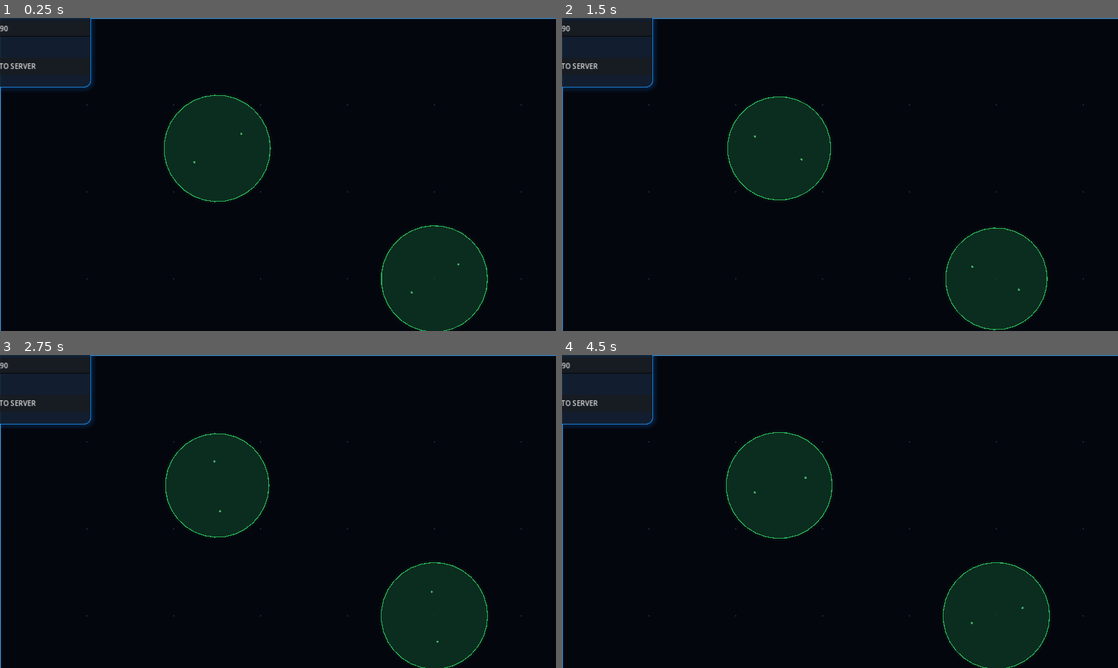
Above: before the commit, frames 1-4 (two rows, left to right).
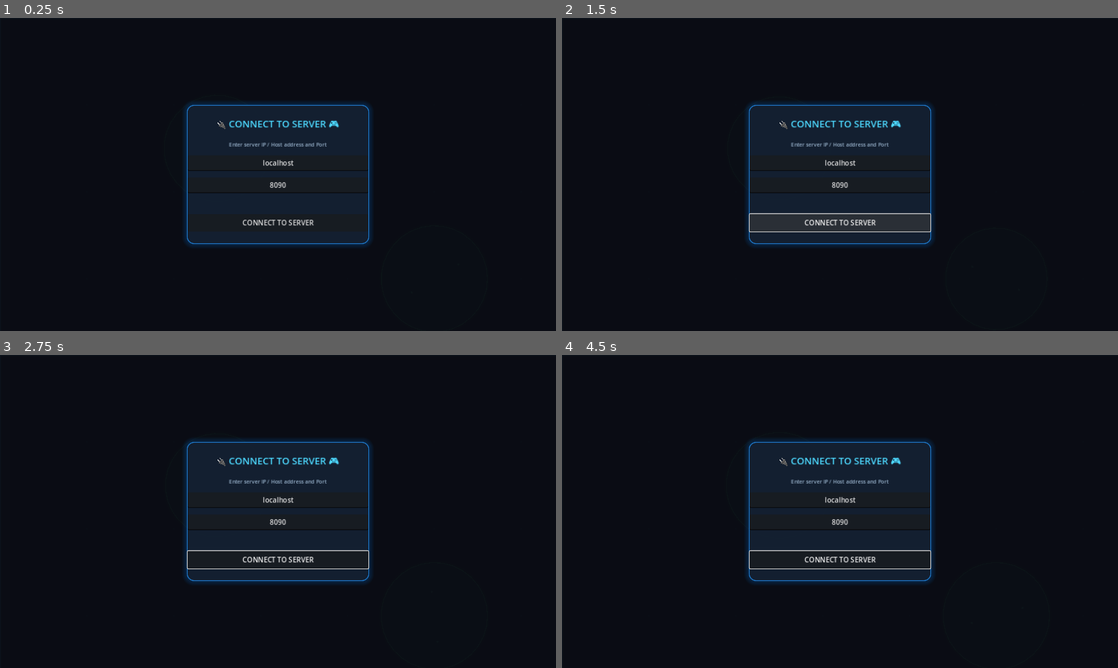
Above: after the commit, the same moments.

Repository: KYoiRyi/partygame-archer
Game: Godot game, scene res://Main.tscn
Two runs of this game, one before a commit and one after it. Both use one fixed random seed, a clock stepped at 60 frames per second and the inputs below.
Inputs (mouse positions are in pixels of both pictures, inside the frame that each line leads up to):
- Up to frame 1 (0.25 s): no input
- Up to frame 2 (1.5 s): tap Enter at 0.5 s; move the mouse to (962, 158) at 0.52 s; hold D 0.53-1.25 s; hold Enter 0.53-1.25 s; click (962, 158) at 0.67 s; tap Space at 0.77 s; click (840, 221) at 1.25 s, where only the run after the commit has a clickable "CONNECT TO SERVER"
- Up to frame 3 (2.75 s): drag from (166, 527) to (250, 574) at 2.02 s
- Up to frame 4 (4.5 s): move the mouse to (895, 442) at 2.77 s; hold D 2.78-3.5 s; hold Shift 2.78-3.5 s; drag from (812, 574) to (673, 464) at 3.52 s; move the mouse to (1006, 558) at 4.27 s; hold A from 4.28 s (still down); hold Shift from 4.28 s (still down)

The runs differ from the first frame. In frame 1, 17% of the frame differs, in the area x 0-100%, y 0-100%; in frame 2, 18%; in frame 3, 17%; in frame 4, 17%.

Commit message:
Fix UI offset alignments to 0 for fullscreen containers to center srv_box correctly

Diff:
--- a/client/Main.gd
+++ b/client/Main.gd
@@ -378,6 +378,10 @@
 	bg_panel.name = "CustomBG"
 	$UI/Lobby.add_child(bg_panel)
 	bg_panel.set_anchors_preset(Control.PRESET_FULL_RECT)
+	bg_panel.offset_left = 0
+	bg_panel.offset_right = 0
+	bg_panel.offset_top = 0
+	bg_panel.offset_bottom = 0
 	var bg_style = StyleBoxFlat.new()
 	bg_style.bg_color = Color(0.04, 0.05, 0.08, 0.96)
 	bg_panel.add_theme_stylebox_override("panel", bg_style)
@@ -419,6 +423,10 @@
 	server_panel.name = "ServerConfigPanel"
 	$UI/Lobby.add_child(server_panel)
 	server_panel.set_anchors_preset(Control.PRESET_FULL_RECT)
+	server_panel.offset_left = 0
+	server_panel.offset_right = 0
+	server_panel.offset_top = 0
+	server_panel.offset_bottom = 0
 
 	var srv_box = PanelContainer.new()
 	srv_box.custom_minimum_size = Vector2(420, 320)
@@ -493,6 +501,10 @@
 	auth_panel.visible = false
 	$UI/Lobby.add_child(auth_panel)
 	auth_panel.set_anchors_preset(Control.PRESET_FULL_RECT)
+	auth_panel.offset_left = 0
+	auth_panel.offset_right = 0
+	auth_panel.offset_top = 0
+	auth_panel.offset_bottom = 0
 
 	var auth_box = PanelContainer.new()
 	auth_box.custom_minimum_size = Vector2(400, 380)
@@ -584,6 +596,10 @@
 	profile_panel.visible = false
 	$UI/Lobby.add_child(profile_panel)
 	profile_panel.set_anchors_preset(Control.PRESET_FULL_RECT)
+	profile_panel.offset_left = 0
+	profile_panel.offset_right = 0
+	profile_panel.offset_top = 0
+	profile_panel.offset_bottom = 0
 
 	var menu_box = PanelContainer.new()
 	menu_box.name = "PanelContainer"
@@ -689,6 +705,10 @@
 	room_panel.visible = false
 	$UI/Lobby.add_child(room_panel)
 	room_panel.set_anchors_preset(Control.PRESET_FULL_RECT)
+	room_panel.offset_left = 0
+	room_panel.offset_right = 0
+	room_panel.offset_top = 0
+	room_panel.offset_bottom = 0
 
 	var r_box = PanelContainer.new()
 	r_box.name = "PanelContainer"
Not shown, changed: dist/index.html
Not shown, changed: dist/index.pck
